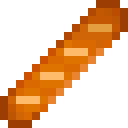
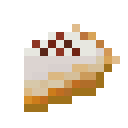
Before/after of a 128x128 layered artwork. What changed in the layer stack:
hid "baguette" over [0, 0, 128, 128]
showed "banoffi pie slice" over [24, 24, 120, 112]
